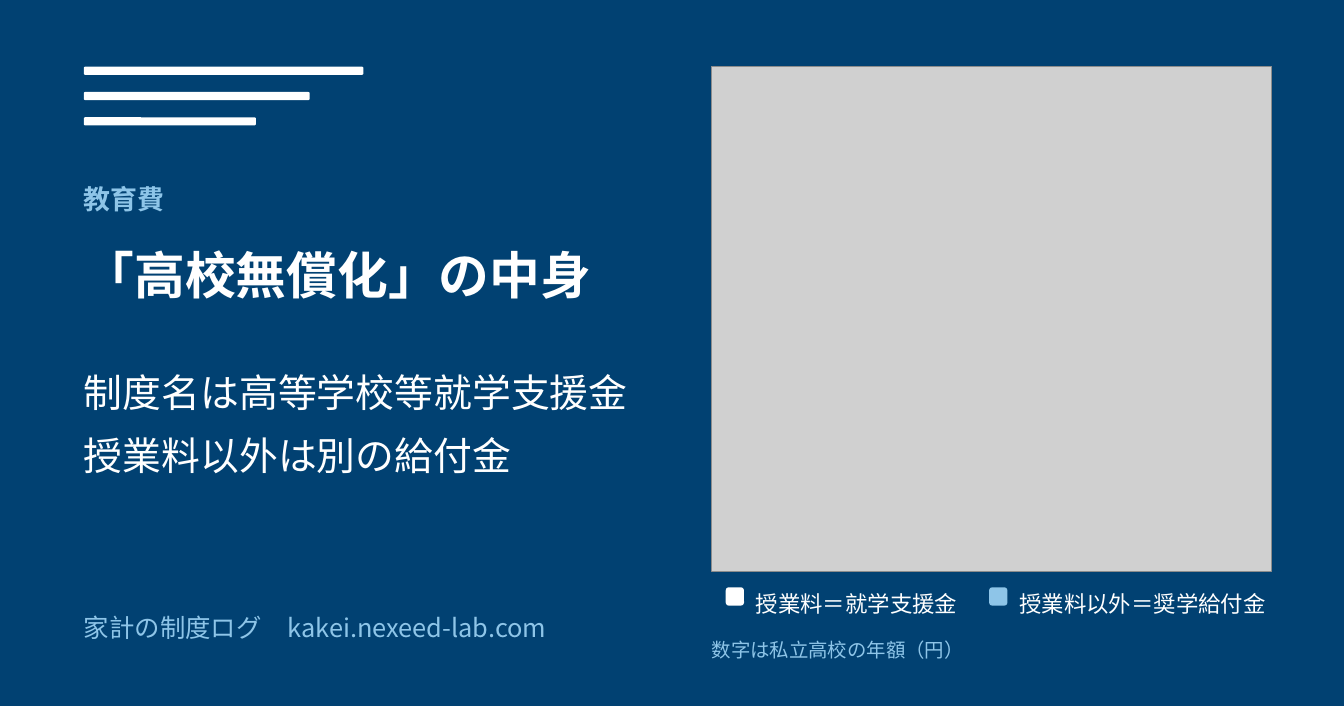
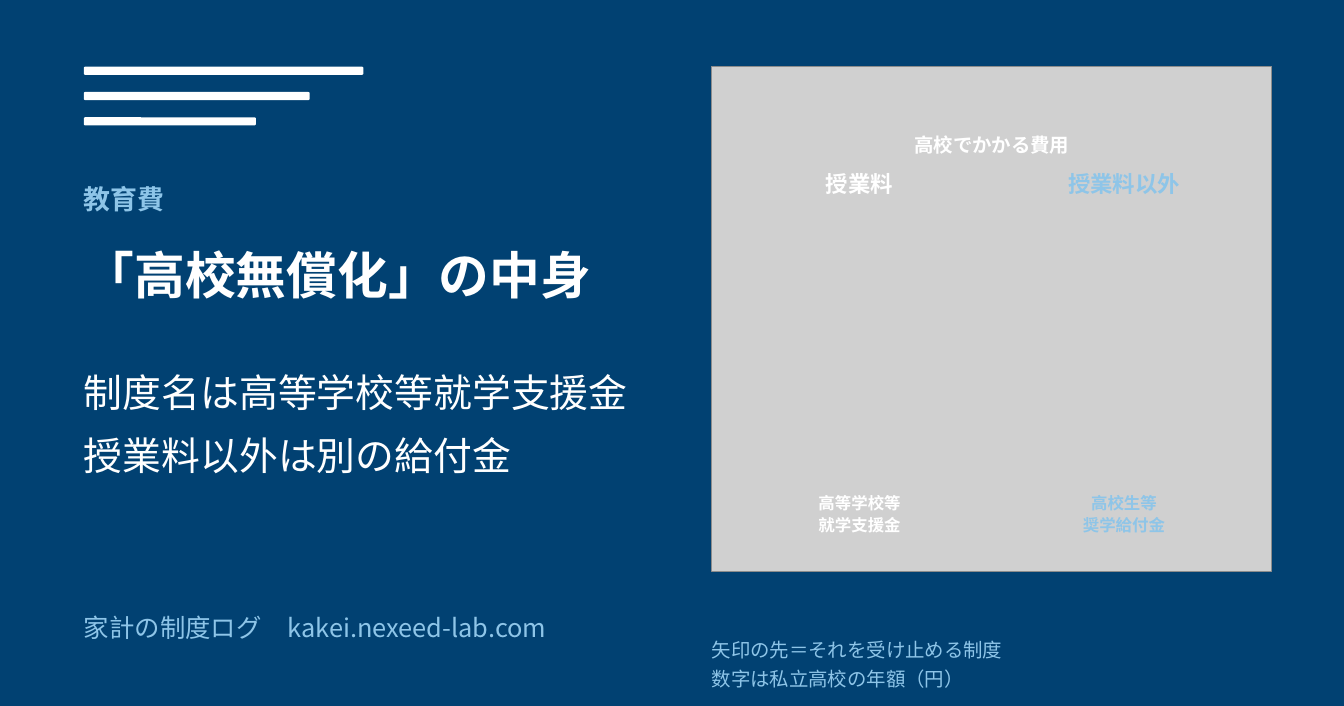
Before and after one commit to oshima0627/kakei, a slide deck: slide 3 of tools/article-images/article-images.pptx. Drawn at 1344x706 pixels with LibreOffice and Linux fonts; fonts in the diff are those of the drawing; grey boxes stand for pictures. Boxes give left, top, right and bottom in pixels: in the first picture for what was removed or moved away, otherwise in the second. Text is boxed around its words. In the diff, an @@ line names an element or a change of style, - is before the commit and + after.

```diff
--- a/tools/article-images/article-images.pptx
+++ b/tools/article-images/article-images.pptx
@@ text added at (x1=914, y1=136, x2=1069, y2=153), 13 pt, text #FFFFFF, bold @@
+高校でかかる費用
@@ text at (x1=826, y1=173, x2=893, y2=194): text changed; bold on @@
-授業料＝就学支援金
+授業料
@@ text at (x1=818, y1=495, x2=900, y2=532): text changed; size 15 to 11 pt; bold on @@
-授業料以外＝奨学給付金
+高等学校等
+就学支援金
@@ rounded rectangle removed at (x1=726, y1=587, x2=744, y2=605) @@
@@ rounded rectangle removed at (x1=989, y1=587, x2=1007, y2=605) @@
@@ text at (x1=712, y1=640, x2=1002, y2=659): paragraph added @@
+矢印の先＝それを受け止める制度
@@ text added at (x1=712, y1=669, x2=964, y2=688), 11 pt, text #8EC5E8, bold @@
+高校生等
+奨学給付金
```
Also in this commit, not shown: 7 other slides changed, 18 other files.
